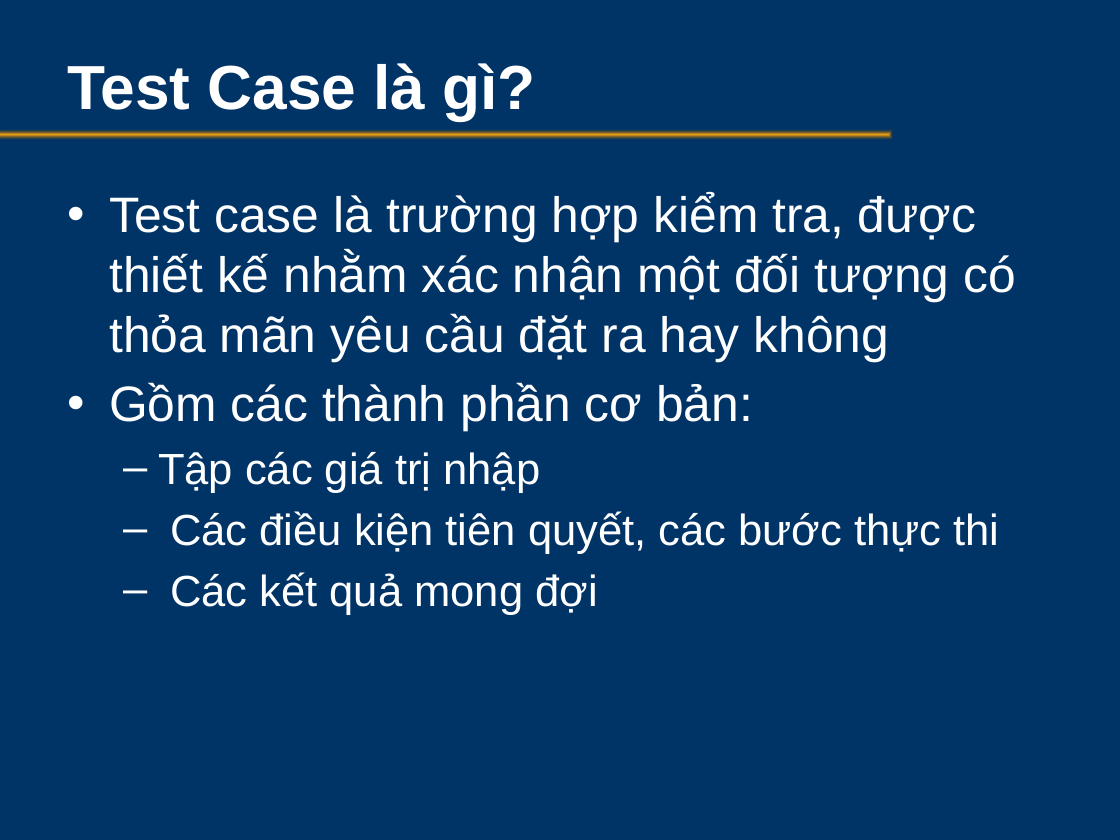
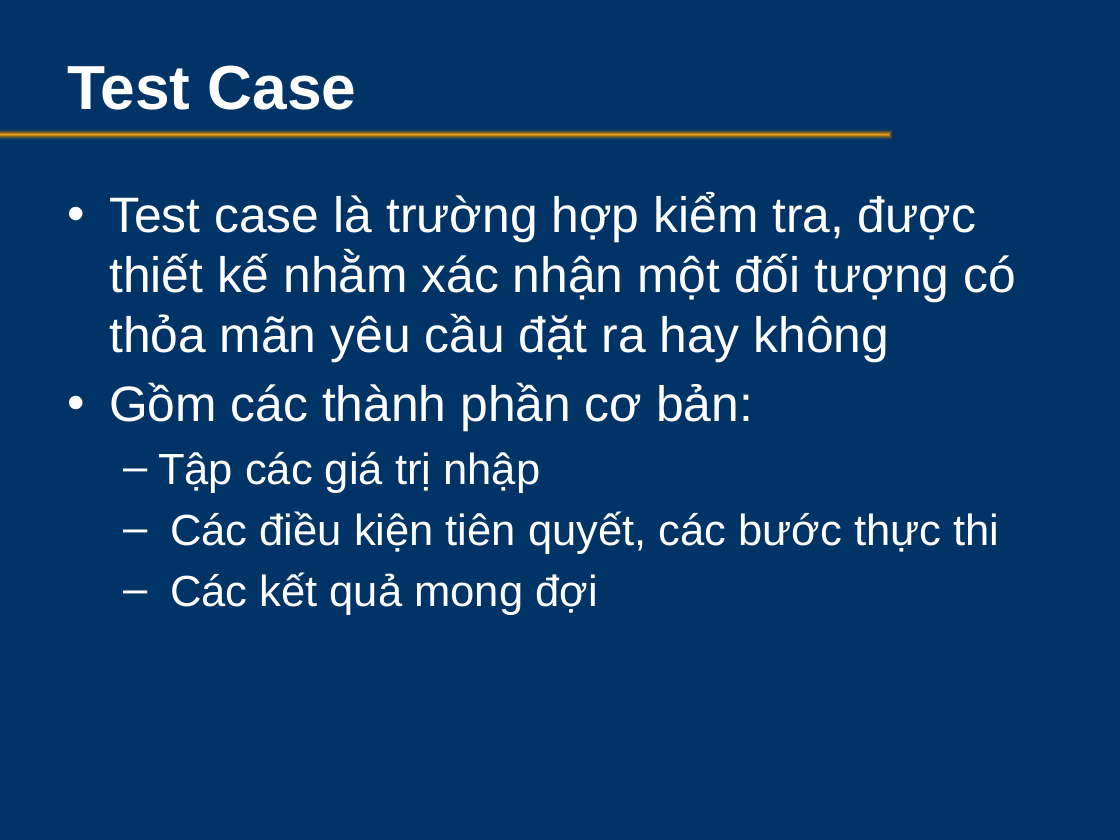
Before and after one commit to testervn/ka-caohoc, a slide deck: slide 17 of QA-QC/SoftwareTesting.pptx. Drawn at 1120x840 pixels with LibreOffice and Linux fonts; fonts in the diff are those of the drawing; background and template pictures are left out. Boxes give left, top, right and bottom in pixels: in the first picture for what was removed or moved away, otherwise in the second. Text is boxed around its words. In the diff, an @@ line names an element or a change of style, - is before the commit and + after.

```diff
--- a/QA-QC/SoftwareTesting.pptx
+++ b/QA-QC/SoftwareTesting.pptx
@@ title at <box>67,65,357,110</box>: text changed @@
-      Test Case là gì?
+      Test Case
```
Also in this commit, not shown: 2 other slides changed, 2 slides added, 1 slide removed.
